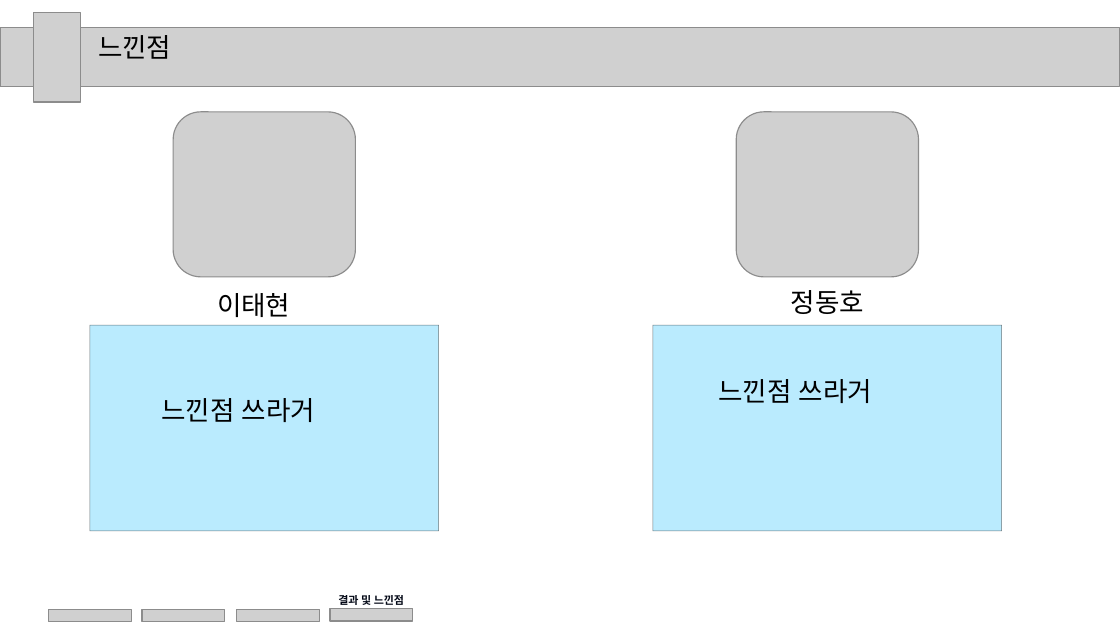
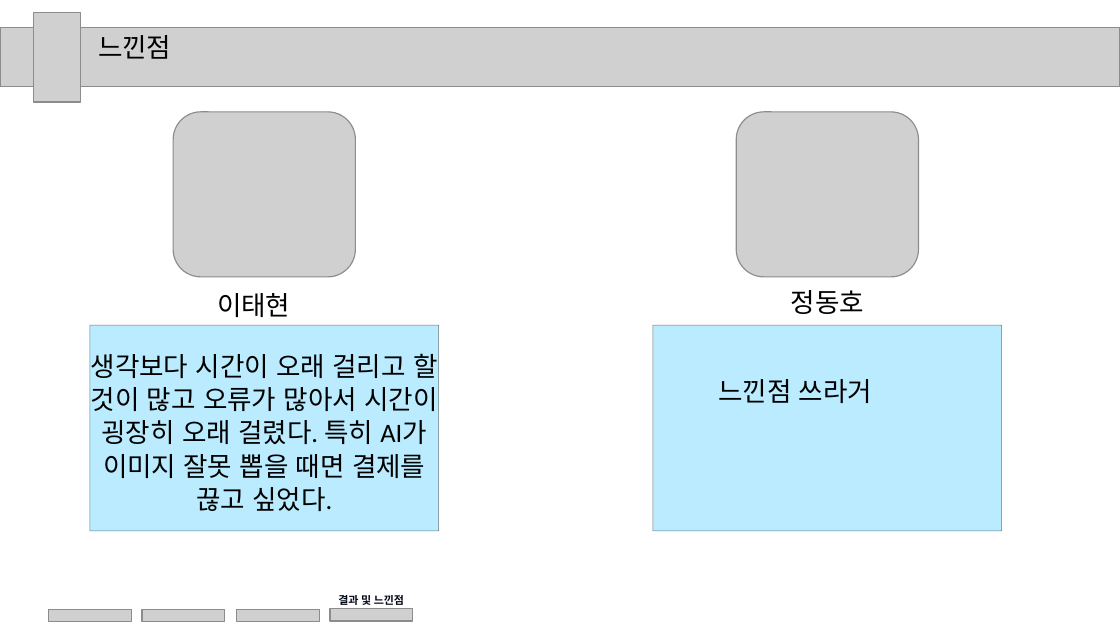
Before and after one commit to KuroaLime/Tales_of_the_Dark_Throne, a slide deck: slide 22 of 문서/제출/최종 결과 보고서ppt.pptx (slide 21 before the commit). Drawn at 1120x630 pixels with LibreOffice and Linux fonts; fonts in the diff are those of the drawing; grey boxes stand for pictures. Boxes give left, top, right and bottom in pixels: in the first picture for what was removed or moved away, otherwise in the second. Text is boxed around its words. In the diff, an @@ line names an element or a change of style, - is before the commit and + after.

```diff
--- a/문서/제출/최종 결과 보고서ppt.pptx
+++ b/문서/제출/최종 결과 보고서ppt.pptx
@@ text at (91, 353, 437, 511): text changed @@
-느낀점 쓰라거
+생각보다 시간이 오래 걸리고 할 것이 많고 오류가 많아서 시간이 굉장히 오래 걸렸다. 특히 AI가 이미지 잘못 뽑을 때면 결제를 끊고 싶었다.
```
Also in this commit, not shown: 6 other slides changed, 1 slide added, 1 other file.
